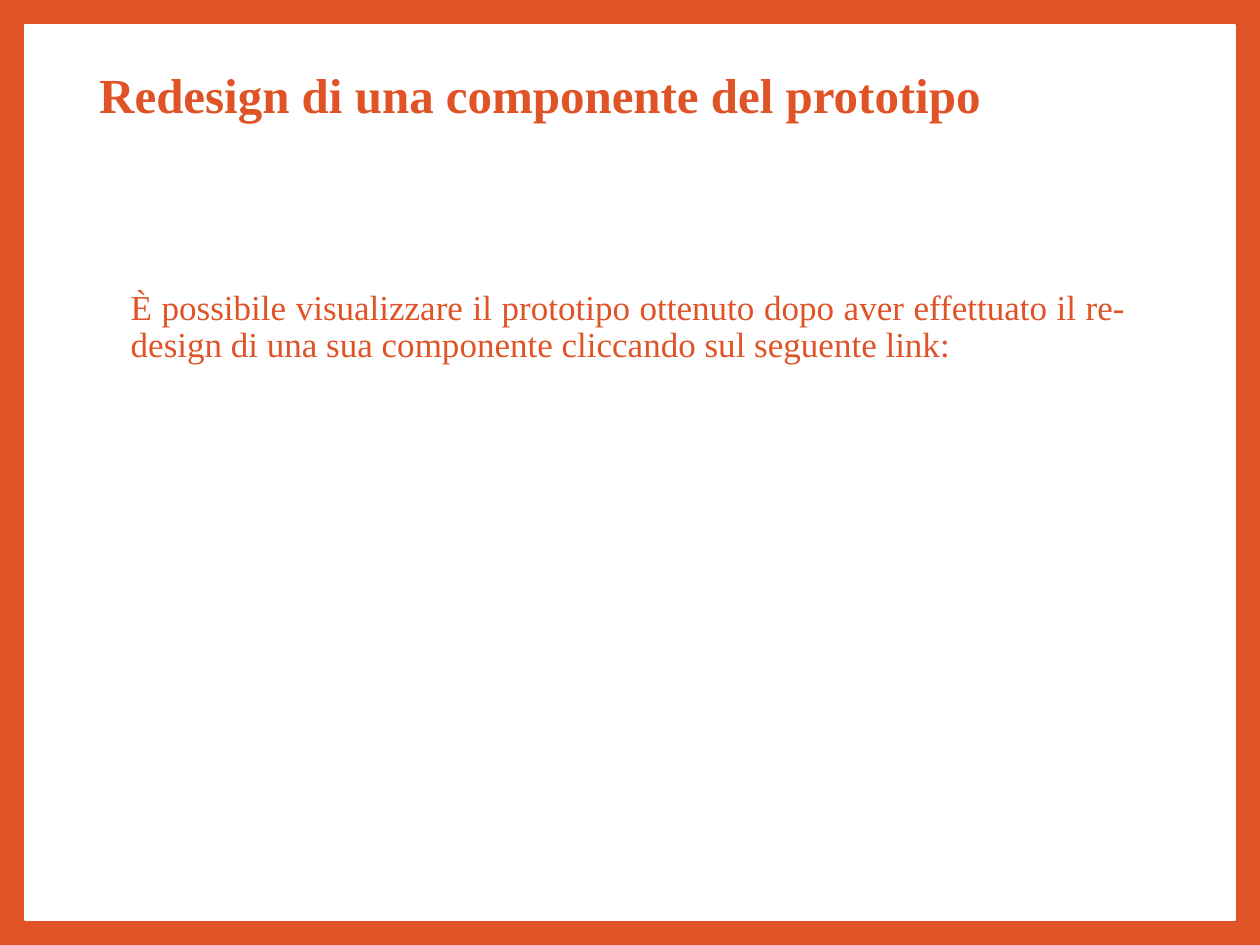
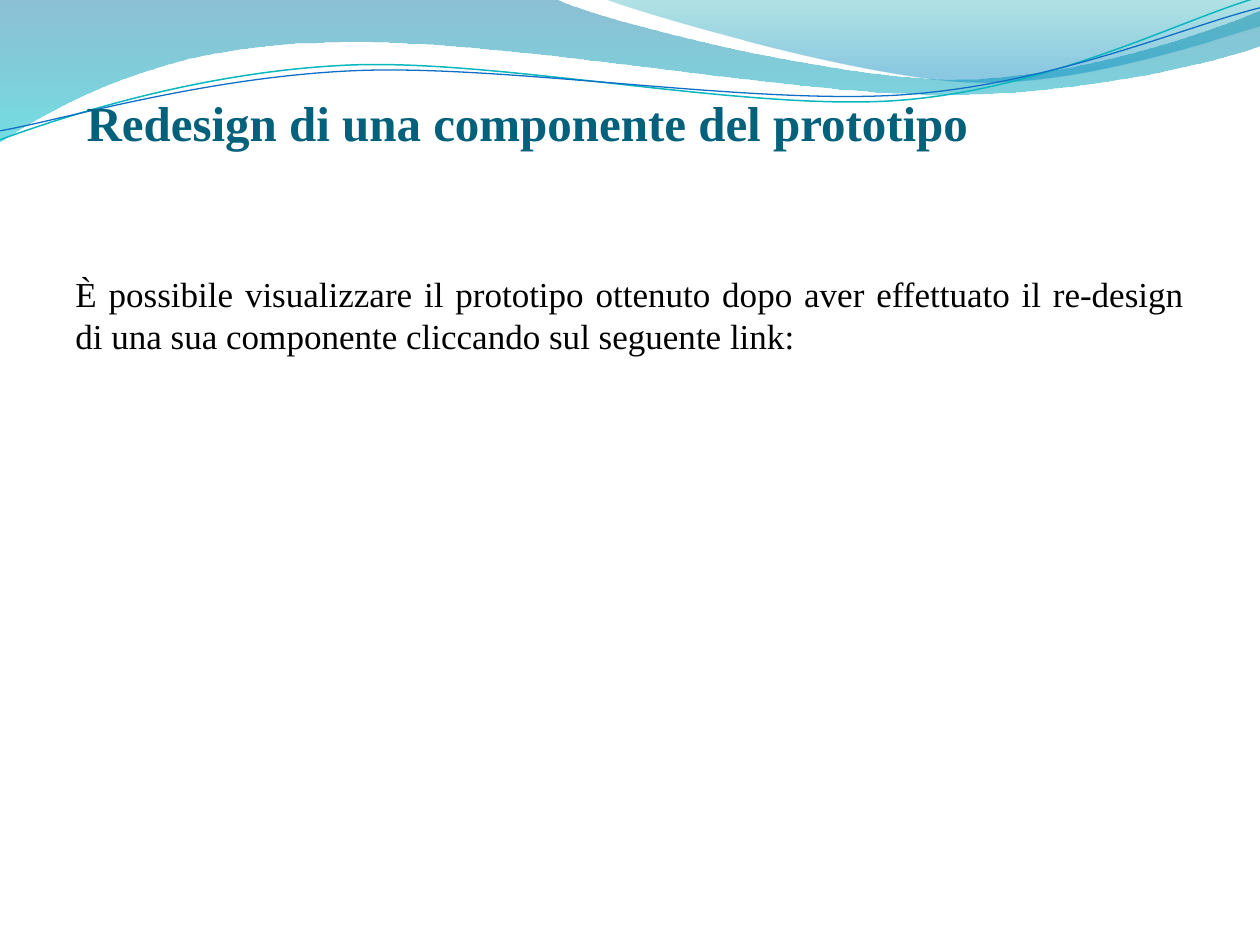
Before and after one commit to giusmastro91/Cognitive-systems, a slide deck: slide 5 of Prova_6/Leone_Mastrosimone_PresentazioneProgetto.pptx. Drawn at 1260x945 pixels with LibreOffice and Linux fonts; fonts in the diff are those of the drawing; background and template pictures are left out. Boxes give left, top, right and bottom in pixels: in the first picture for what was removed or moved away, otherwise in the second. Text is boxed around its words. In the diff, an @@ line names an element or a change of style, - is before the commit and + after.

```diff
--- a/Prova_6/Leone_Mastrosimone_PresentazioneProgetto.pptx
+++ b/Prova_6/Leone_Mastrosimone_PresentazioneProgetto.pptx
@@ background #DF5327 to picture (left out) @@
@@ freeform shape added at [0, 0, 1260, 142], fill gradient #0074A1 to #00C6CF @@
@@ freeform shape added at [0, 0, 1260, 147], outline #0AB8BF 0.85 pt @@
@@ freeform shape added at [0, 8, 1260, 141], outline #0F6FC6 0.75 pt @@
@@ rectangle removed at [25, 25, 1235, 920] @@
@@ freeform shape added at [604, 0, 1260, 87], fill gradient #00A1A9 to #008BBF @@
@@ text "Redesign di una componente del ..." at [87, 103, 968, 151]: text colour #DF5327 to #04617B; line spacing 0.9 to 1; vertical alignment middle to bottom @@
@@ text "È possibile visualizzare il prototipo ...": place and size @@
-text "È possibile visualizzare il prototipo ..." at [131, 292, 1125, 365]
+text "È possibile visualizzare il prototipo ..." at [75, 280, 1183, 357]
@@ text "È possibile visualizzare il prototipo ..." at [75, 280, 1183, 357]: text colour #DF5327 to #000000; line spacing 0.9 to 1; less space between paragraphs @@
```
Also in this commit, not shown: 38 other slides changed.
